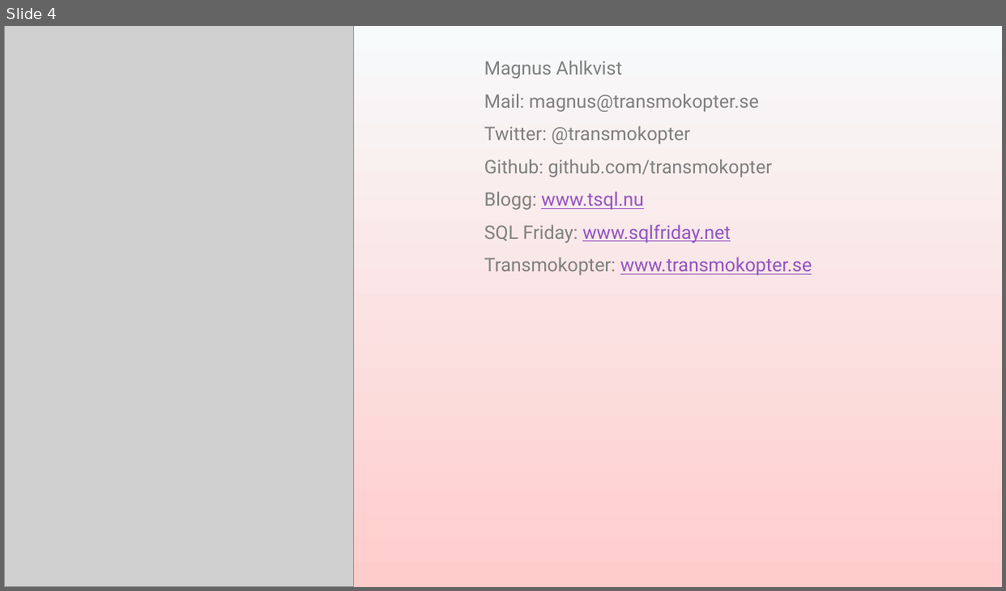
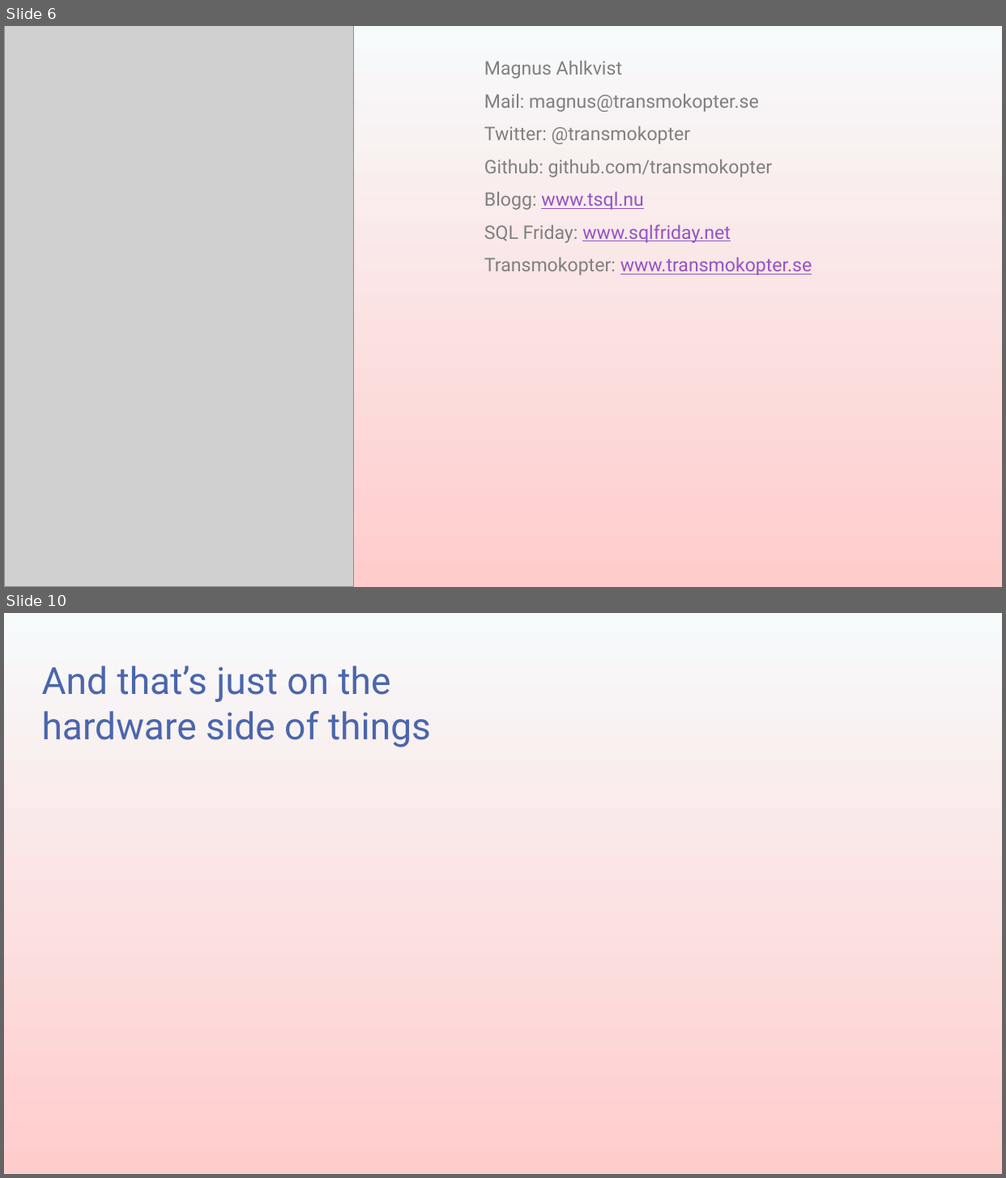
Before and after one commit to transmokopter/Presentations, a slide deck: sql-in-azure-containers/presentation/sql-in-azure-containers.pptx. Shown one above the other, each under a label of ours: slide 4 before the commit, slides 6 and 10 after it; the slides between them are not shown. The pictures are 1006x591 and 1006x1178 pixels, drawn with LibreOffice and Linux fonts; fonts in the diff are those of the drawing; grey boxes stand for pictures; background and template pictures are left out. Boxes give left, top, right and bottom in pixels: in the first picture for what was removed or moved away, otherwise in the second. Text is boxed around its words. In the diff, an @@ line names an element or a change of style, - is before the commit and + after.

```diff
--- a/sql-in-azure-containers/presentation/sql-in-azure-containers.pptx
+++ b/sql-in-azure-containers/presentation/sql-in-azure-containers.pptx
@@ slide 10 added at (4,613,1002,1174), background gradient #F7FAFB to #FFCCCC @@
@@ title added at (42,666,431,747), 36 pt, text #4A66AC @@
+And that’s just on the hardware side of things
@@ what was slide 4 is now slide 6 @@
```
Also in this commit, not shown: 1 slide changed, 7 other slides added, 1 slide removed, 47 other files.
